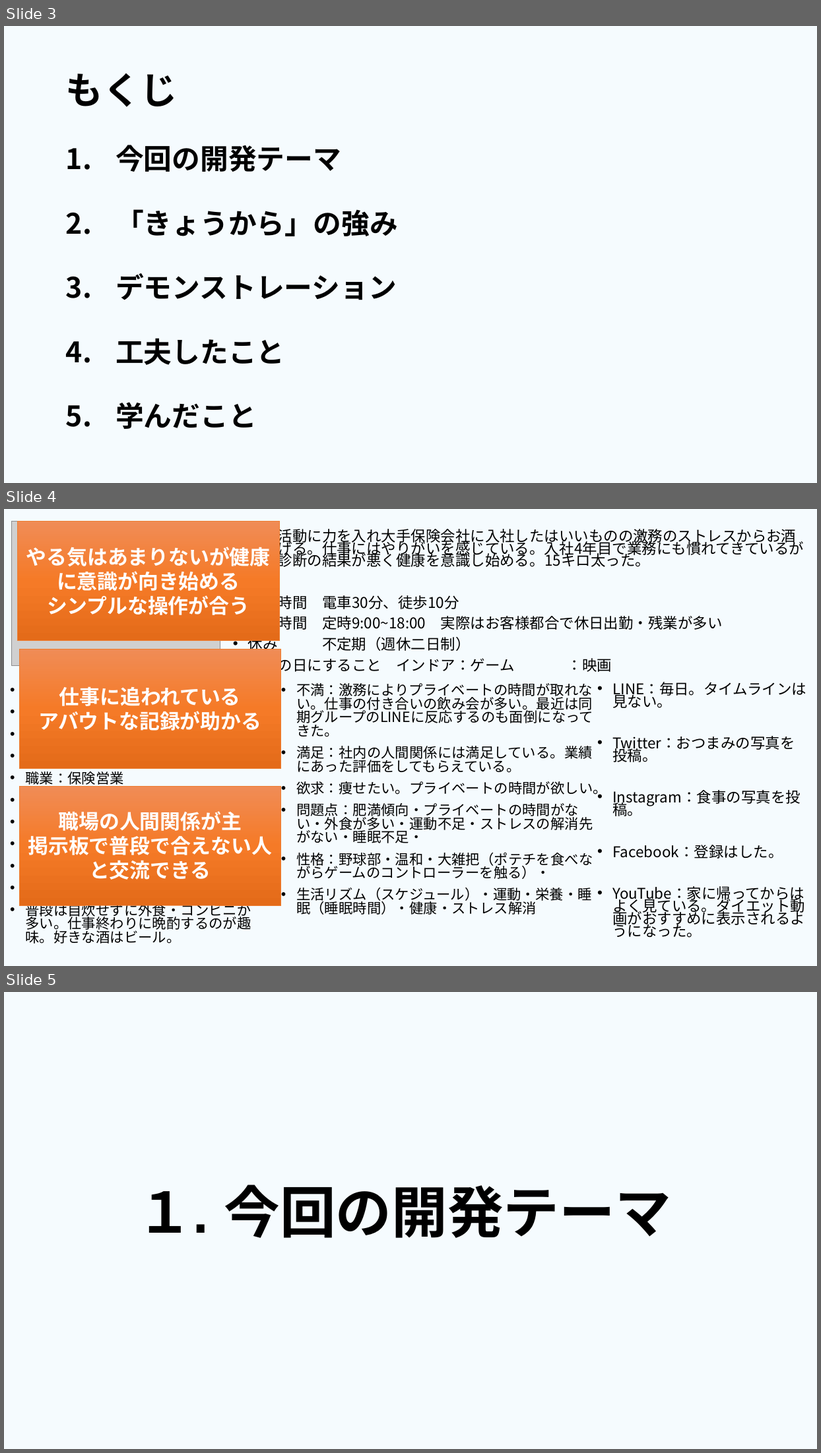
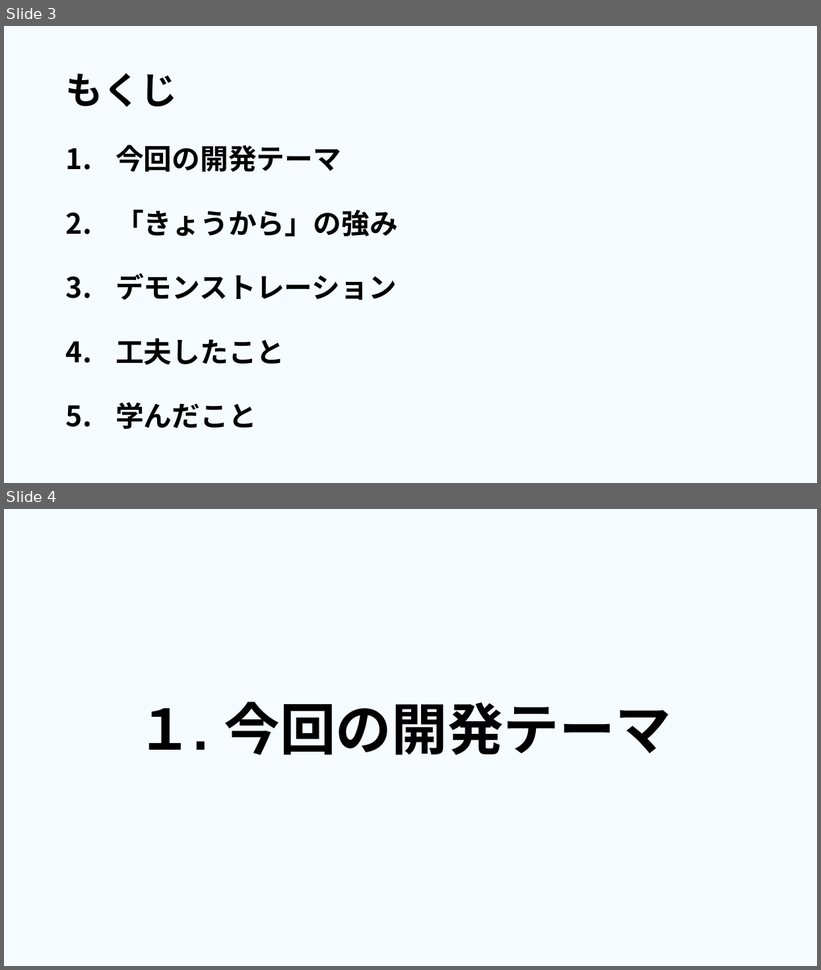
Before and after one commit to dojo2023/E-4, a slide deck: 共有用フォルダー/成果発表.pptx. Shown one above the other, each under a label of ours: slides 3, 4 and 5 before the commit, slides 3 and 4 after it. The pictures are 821x1453 and 821x970 pixels, drawn with LibreOffice and Linux fonts; fonts in the diff are those of the drawing; grey boxes stand for pictures. Boxes give left, top, right and bottom in pixels: in the first picture for what was removed or moved away, otherwise in the second. Text is boxed around its words. In the diff, an @@ line names an element or a change of style, - is before the commit and + after.

```diff
--- a/共有用フォルダー/成果発表.pptx
+++ b/共有用フォルダー/成果発表.pptx
@@ slide 4 removed at [4,509,817,966], background #00B0F0 at 4% opacity @@
@@ picture removed at [11,521,220,665] @@
@@ rectangle removed at [17,521,279,641] @@
-やる気はあまりないが健康に意識が向き始める
-シンプルな操作が合う
@@ text removed at [248,526,804,675] @@
-• 就職活動に力を入れ大手保険会社に入社したはいいものの激務のストレスからお酒に逃げる。仕事にはやりがいを感じている。入社4年目で業務にも慣れてきているが健康診断の結果が悪く健康を意識し始める。15キロ太った。
-• 生活
-• 通勤時間 電車30分、徒歩10分
-• 勤務時間 定時9:00~18:00 実際はお客様都合で休日出勤・残業が多い
-• 休み 不定期（週休二日制）
-• 休みの日にすること インドア：ゲーム ：映画
@@ rectangle removed at [19,650,281,769] @@
-仕事に追われている
-アバウトな記録が助かる
@@ text removed at [296,683,607,915] @@
-• 不満：激務によりプライベートの時間が取れない。仕事の付き合いの飲み会が多い。最近は同期グループのLINEに反応するのも面倒になってきた。
-• 満足：社内の人間関係には満足している。業績にあった評価をしてもらえている。
-• 欲求：痩せたい。プライベートの時間が欲しい。
-• 問題点：肥満傾向・プライベートの時間がない・外食が多い・運動不足・ストレスの解消先がない・睡眠不足・
-• 性格：野球部・温和・大雑把（ポテチを食べながらゲームのコントローラーを触る）・
-• 生活リズム（スケジュール）・運動・栄養・睡眠（睡眠時間）・健康・ストレス解消
@@ text removed at [613,682,807,938] @@
-• LINE：毎日。タイムラインは見ない。
-• Twitter：おつまみの写真を投稿。
-• Instagram：食事の写真を投稿。
-• Facebook：登録はした。
-• YouTube：家に帰ってからはよく見ている。ダイエット動画がおすすめに表示されるようになった。
@@ text removed at [25,687,265,944] @@
-• 氏名：山田夕貴 やまだゆうき
-• 年齢：26歳
-• 身長：173cm
-• 体重：78kg（入社時は63kg）
-• 職業：保険営業
-• 収入：460万円
-• 学歴：大卒
-• 出生：神奈川
-• 家族：一人暮らし
-• 特徴：飲み会が多く下腹が出てきた。
-• 普段は自炊せずに外食・コンビニが多い。仕事終わりに晩酌するのが趣味。好きな酒はビール。
@@ rectangle removed at [19,787,281,906] @@
-職場の人間関係が主
-掲示板で普段で合えない人と交流できる
@@ what was slide 5 is now slide 4 @@
```
Also in this commit, not shown: 1 slide changed, 1 other file.
